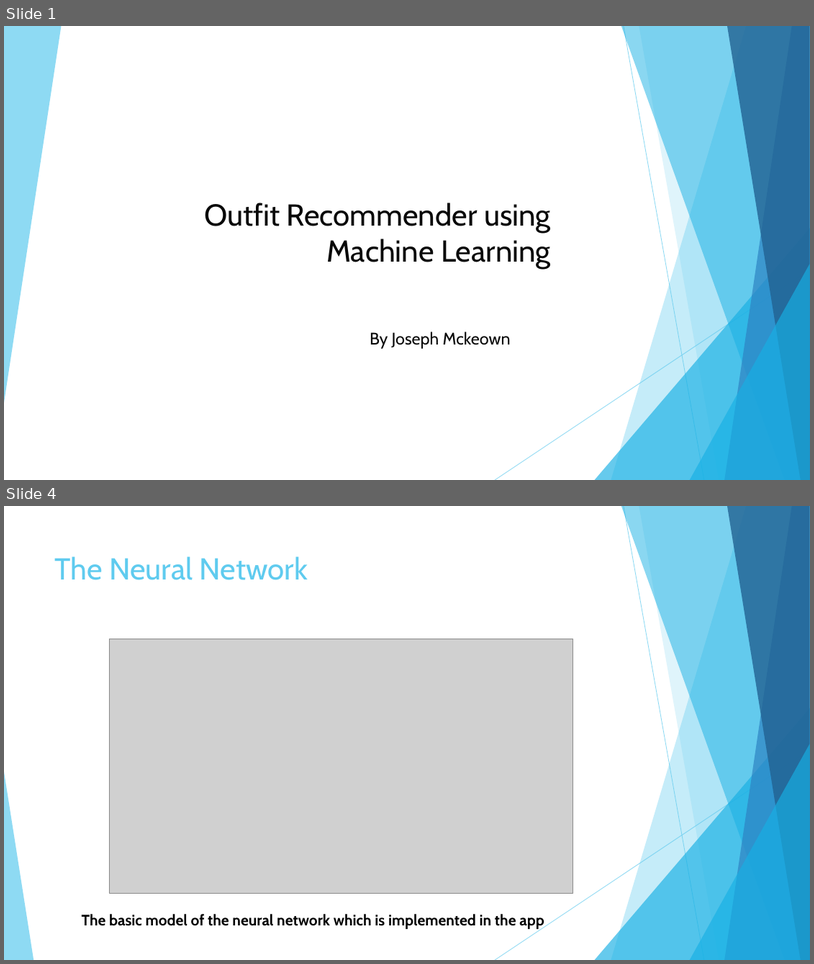
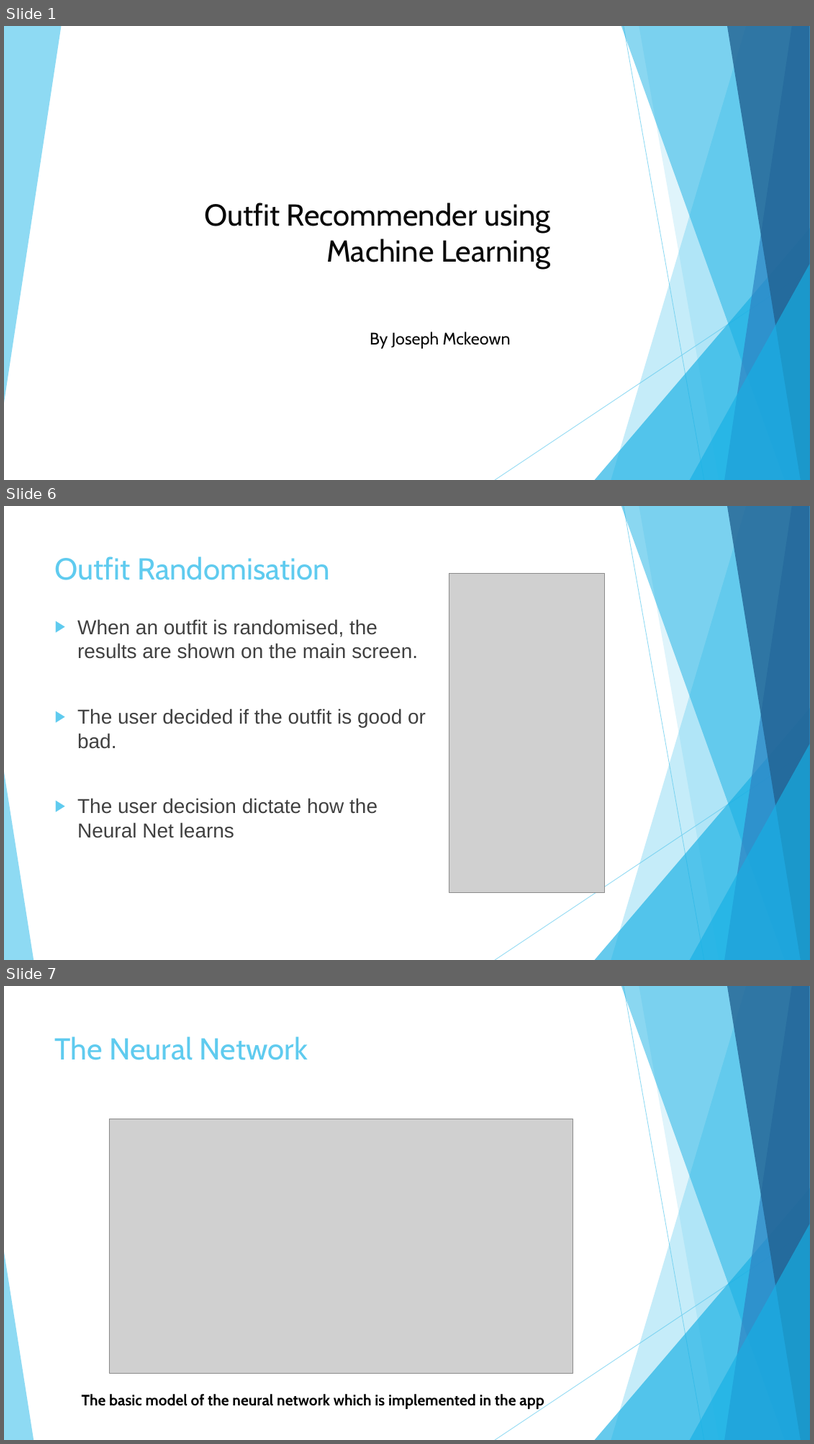
Before and after one commit to kmck712/FYP, a slide deck: porjectPosterThing.pptx. Shown one above the other, each under a label of ours: slides 1 and 4 before the commit, slides 1, 6 and 7 after it; the slides between them are not shown. The pictures are 814x964 and 814x1444 pixels, drawn with LibreOffice and Linux fonts; fonts in the diff are those of the drawing; grey boxes stand for pictures. Boxes give left, top, right and bottom in pixels: in the first picture for what was removed or moved away, otherwise in the second. Text is boxed around its words. In the diff, an @@ line names an element or a change of style, - is before the commit and + after.

```diff
--- a/porjectPosterThing.pptx
+++ b/porjectPosterThing.pptx
@@ slide 6 added at [4,506,810,960], background #FFFFFF; not listed: 10 template elements that a slide beside it also shows @@
@@ title added at [55,556,330,580], 36 pt, text #5FCBEF @@
+Outfit Randomisation
@@ picture added at [450,574,605,893] @@
@@ text added at [77,619,426,838], 24 pt, text #404040 @@
+▶ When an outfit is randomised, the results are shown on the main screen.
+▶ The user decided if the outfit is good or bad.
+▶ The user decision dictate how the Neural Net learns
@@ what was slide 4 is now slide 7 @@
```
Also in this commit, not shown: 2 slides changed, 9 other slides added, 2 slides removed, 17 other files.
